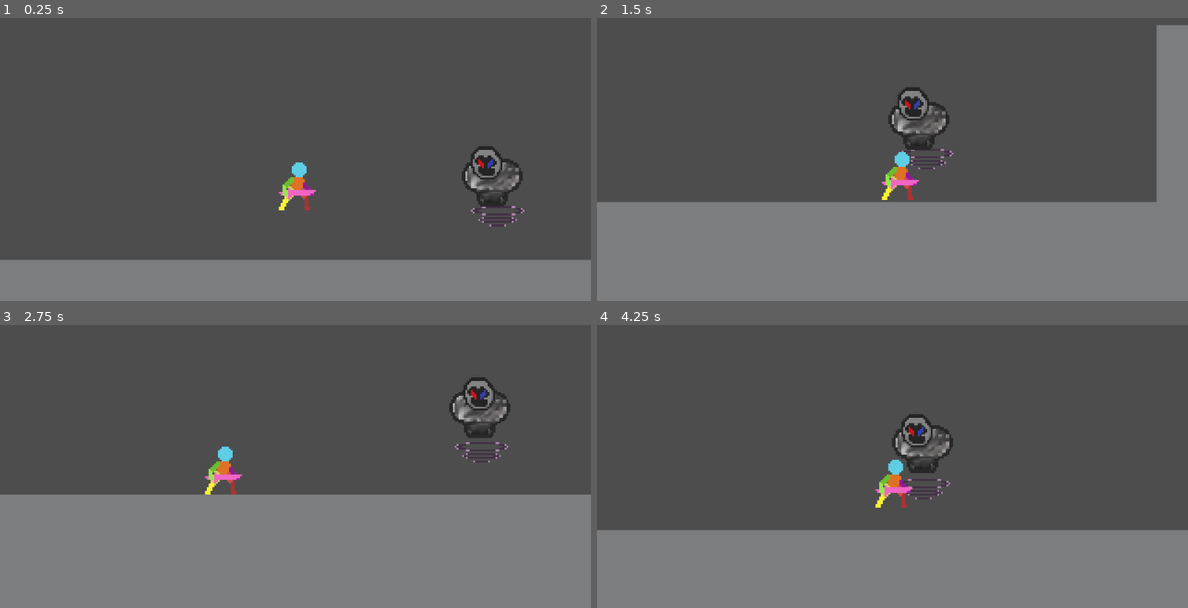
Above: before the commit, frames 1-4 (two rows, left to right).
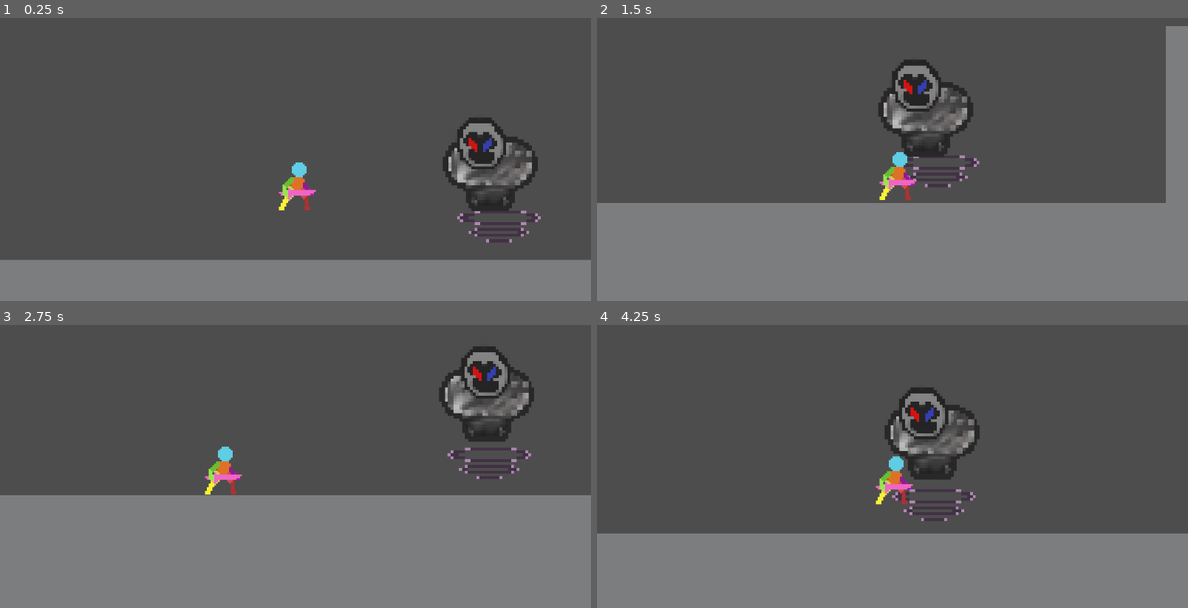
Above: after the commit, the same moments.

Repository: allo77777/boss_rush_jam
Game: Godot game, scene res://scenes/root.tscn
Two runs of this game, one before a commit and one after it. Both use one fixed random seed, a clock stepped at 60 frames per second and the inputs below.
Inputs (mouse positions are in pixels of both pictures, inside the frame that each line leads up to):
- Up to frame 1 (0.25 s): no input
- Up to frame 2 (1.5 s): move the mouse to (1022, 119) at 0.52 s; hold S (crouch) 0.53-1.28 s; hold D (move_right) from 0.53 s (still down); tap Space (jump) at 0.77 s; move the mouse to (774, 151) at 1.27 s; tap Shift (dash) at 1.35 s
- Up to frame 3 (2.75 s): tap Space (jump) at 1.52 s; move the mouse to (354, 370) at 2.02 s; release D (move_right) at 2.03 s; hold A (move_left) from 2.03 s (still down); tap E (interact) at 2.1 s
- Up to frame 4 (4.25 s): move the mouse to (862, 508) at 2.77 s; release A (move_left) at 2.78 s; hold D (move_right) from 2.78 s (still down); tap S (crouch) at 2.85 s; tap Space (jump) at 3.02, 3.77 s; move the mouse to (1069, 491) at 3.52 s; tap Shift (dash) at 3.6 s

The runs differ from the first frame. In frame 1, 3.2% of the frame differs, in the area x 74-92%, y 35-80%; in frame 2, 4.6%; in frame 3, 3.5%; in frame 4, 4.7%, in the area x 0-100%, y 22-74%.

Commit message:
scale up somethign

Diff:
--- a/scenes/root.tscn
+++ b/scenes/root.tscn
@@ -39,6 +39,7 @@
 
 [node name="Boss1" parent="." node_paths=PackedStringArray("PlayerRef") instance=ExtResource("4_abot1")]
 position = Vector2(95, -38)
+scale = Vector2(1.56, 1.56)
 collision_layer = 9
 PlayerRef = NodePath("../player")
 
